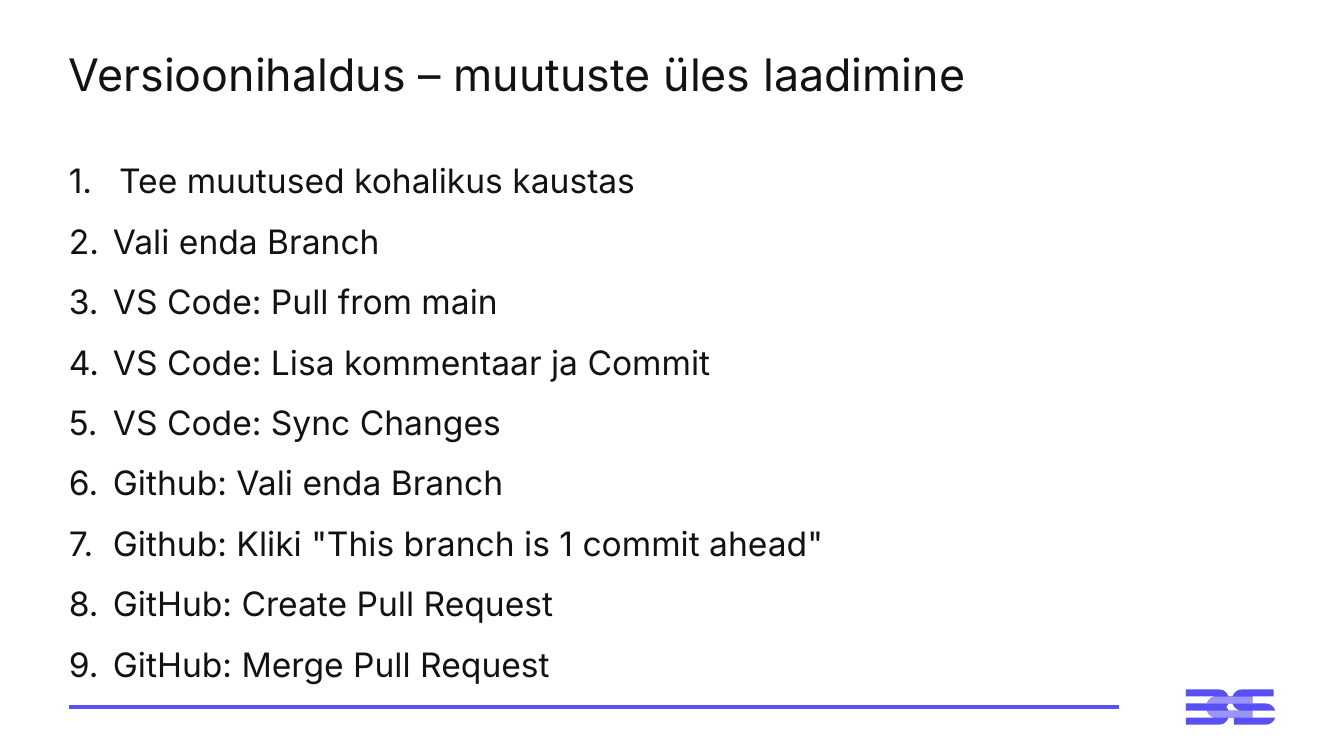
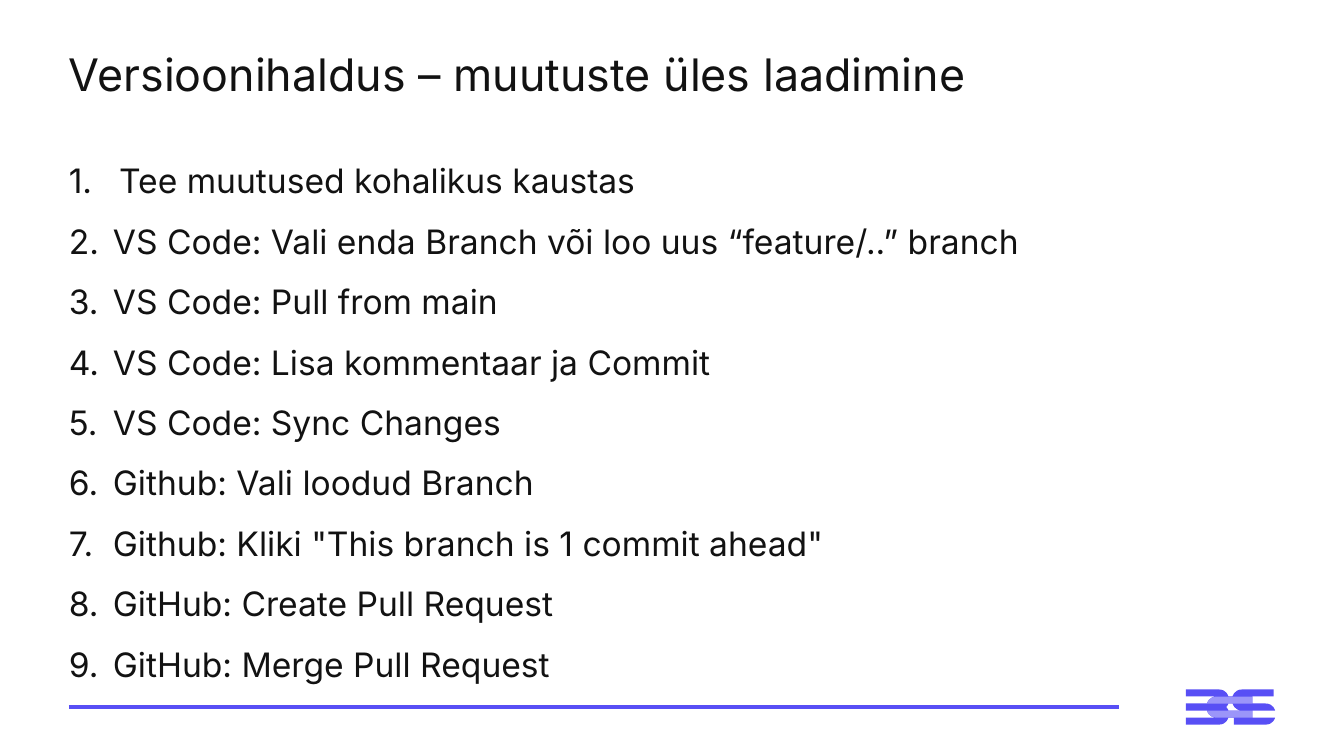
Before and after one commit to virverani/andmetarkus_2026_kevad, a slide deck: slide 26 of Day14/14-paev-andmetarkus-esitlus.pptx (slide 25 before the commit). Drawn at 1344x756 pixels with LibreOffice and Linux fonts; fonts in the diff are those of the drawing. Boxes give left, top, right and bottom in pixels: in the first picture for what was removed or moved away, otherwise in the second. Text is boxed around its words. In the diff, an @@ line names an element or a change of style, - is before the commit and + after.

Commit message:
Day14 slides update.

```diff
--- a/Day14/14-paev-andmetarkus-esitlus.pptx
+++ b/Day14/14-paev-andmetarkus-esitlus.pptx
@@ text at (113,228,1019,258): text changed @@
-2. Vali enda Branch
+2. VS Code: Vali enda Branch või loo uus “feature/..” branch
@@ text at (113,469,533,496): text changed @@
-6. Github: Vali enda Branch
+6. Github: Vali loodud Branch
```
Also in this commit, not shown: 2 other slides changed, 1 slide added.
